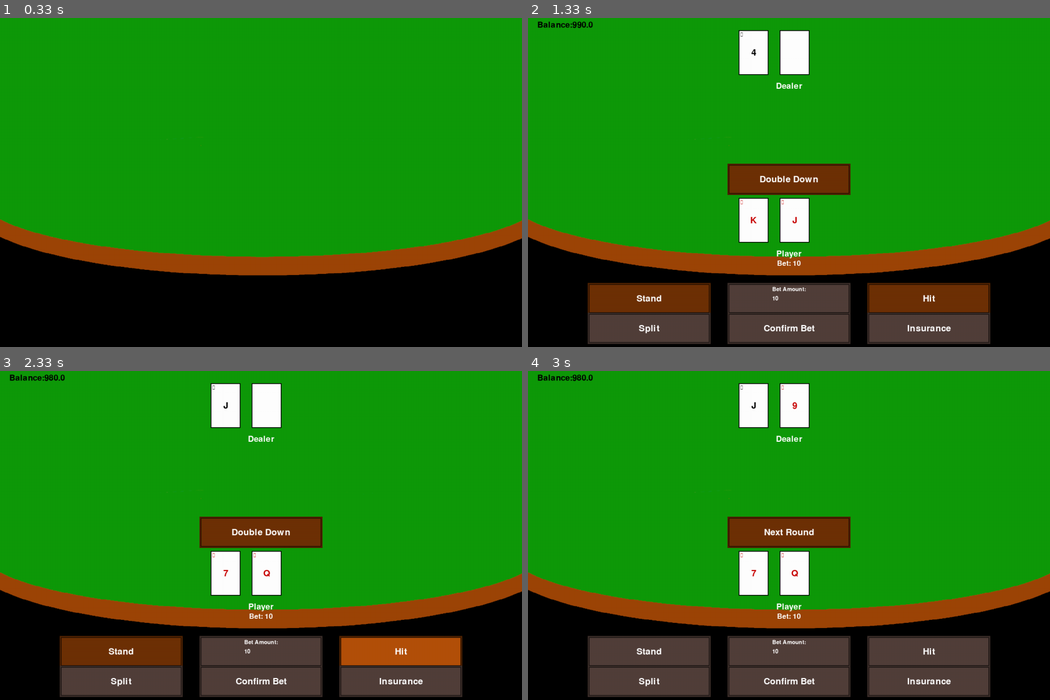
Above: before the commit, frames 1-4 (two rows, left to right).
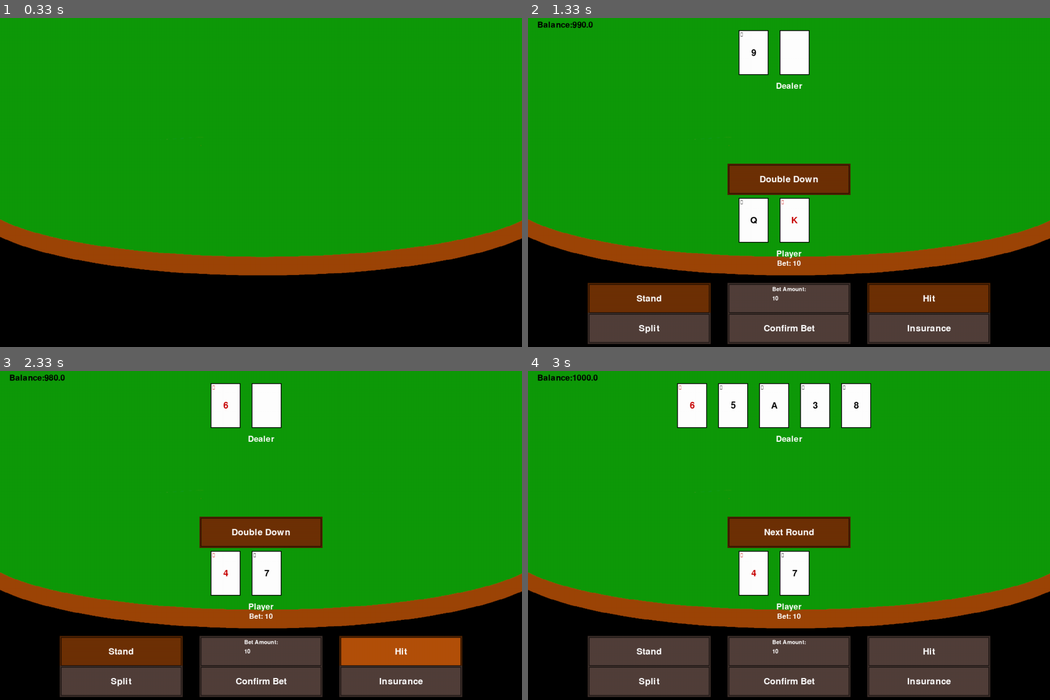
Above: after the commit, the same moments.

Repository: CDonners/None-Exam-Assessment-2026-AQA
Game: pygame game, started from bankrollBust/main.py
Two runs of this game, one before a commit and one after it. Both use one fixed random seed, a clock stepped at 60 frames per second and the inputs below.
Inputs (mouse positions are in pixels of both pictures, inside the frame that each line leads up to):
- Up to frame 1 (0.33 s): no input
- Up to frame 2 (1.33 s): press the mouse at (789, 123) at 0.37 s; move the mouse to (794, 202) at 0.47 s; release the mouse at (804, 277) at 0.6 s; click "Start Game" at 0.78 s; click "Confirm Bet" at 1.08 s
- Up to frame 3 (2.33 s): press the mouse at (401, 650) at 1.4 s; move the mouse to (307, 535) at 1.5 s; release the mouse at (219, 423) at 1.63 s; click "Next Round" at 1.75 s; press the mouse at (261, 680) at 2.07 s; move the mouse to (334, 667) at 2.17 s; release the mouse at (407, 653) at 2.3 s
- Up to frame 4 (3 s): click "Stand" at 2.42 s; click (820, 466) at 2.75 s

Frame 1 is identical in both runs. In frame 2, less than 0.1% of the frame differs, in the area x 40-52%, y 9-63%; in frame 3, less than 0.1%; in frame 4, 3.9%, in the area x 8-66%, y 1-63%.

Commit message:
Game is now actually playable

Diff:
--- a/bankrollBust/main.py
+++ b/bankrollBust/main.py
@@ -2,12 +2,12 @@
 from pygameUtils.buttonUtils import button, discreteSlider, inputBox
 from gameLogic import playGame
 
-## SHORT TERM GOALS
-# TODO Handle if player ges 21 or if player gets blackjack - Semi Done
+## ! SHORT TERM GOALS !
 # TODO Handle deck running out of cards somehow
 # TODO Handle player running out of bustBux
-# TODO See if I can make it so the screen can update the cards n such without needing an event??? Probs alot of rewriting
-# TODO Now need to figure out why the dealer randomly starts dealing cards to themself straight away after like 2 rounds
+# TODO Do not allow player to enter debt
+# TODO Show a text saying player Won/Lost/Push
+# TODO Slow down the dealer's moves
 
 # Pygame Setup
 pygame.init() # Initialise Pygame
@@ -75,7 +75,7 @@
             splitButton.makeUninteractable()
             insuranceButton.makeUninteractable()
             if game.checkBlackjack(currentPlayer):
-                currentPlayer.stand()
+                currentPlayer.stand(game)
                 endPlayerTurn()
         # Checks if player has natural blackjack as they have 2 cards
         elif game.checkBlackjack(currentPlayer):
@@ -167,6 +167,7 @@
                     showDBButton = False
                     currentPlayer.stand(game)
                     endPlayerTurn()
+                    stood = False
                 if hit:
                     showDBButton = False
                     currentPlayer.dealCard(game.deckInstance)
@@ -179,21 +180,30 @@
                     hit = False
 
             elif currentPlayer.name == "Dealer": # Is the dealer's turn
-                currentPlayer.hand[1].setVisible()
-                if currentPlayer.isStood or game.checkBusted(currentPlayer): # Dealer has either stood or busted
-                    if currentPlayer.isStood and not betsGiven: # Once dealer has stood
-                        for hand in list(game.stoodHands.keys()):
+                dealer = currentPlayer # Making it more clear that we are talking about dealer
+                dealer.hand[1].setVisible() # Show the dealer's down card
+                # Checking the players have won and paying them
+                if dealer.isStood or game.checkBusted(dealer): # Dealer has either stood or busted
+                    if dealer.isStood and not betsGiven: # Once dealer has stood if bets haven't been paid
+                        print("Dealer stood")
+                        for hand in list(game.stoodHands.keys()): # Loop through the list of stoof hands
                             stoodPlayer = game.stoodHands[hand]
-                            if currentPlayer.handValue == hand:
+                            print("1", stoodPlayer.name)
+                            if dealer.handValue == hand:
+                                print("2 draw")
                                 stoodPlayer.bustBux += stoodPlayer.bet
                                 # TODO handle end of round
-                            elif currentPlayer.handValue < hand:
+                            elif dealer.handValue < hand:
                                 stoodPlayer.bustBux += 2*stoodPlayer.bet
+                                print("3 player won")
                                 # TODO handle end of round
+                            else:
+                                print("Player lost")
                             # If player doesn't enter either of these, player has lost
                         betsGiven = True
                     # Dealer has bust so every stood player wins
-                    elif currentPlayer.isBusted and not betsGiven:
+                    elif dealer.isBusted and not betsGiven:
+                        print("Dealer is bust")
                         for hand in list(game.stoodHands.keys()):
                             stoodPlayer = game.stoodHands[hand]
                             stoodPlayer.bustBux += 2*stoodPlayer.bet
@@ -211,10 +221,13 @@
                         betsGiven = False
                         for player in game.players:
                             player.newRound()
-                elif currentPlayer.handValue < 17 and len(game.players)-1 != game.bustPlayers and len(game.stoodHands) != 0: # If dealer's hand is below 17 must hit, do not hit if all players are bust or all players have blackjack
-                    currentPlayer.dealCard(game.deckInstance)
+                elif dealer.handValue < 17 and len(game.players)-1 != game.bustPlayers and len(game.stoodHands) != 0: # If dealer's hand is below 17 must hit
+                    # Don't hit if everyone is bust or has natural blackjack
+                    dealer.dealCard(game.deckInstance)
+                    if game.checkBusted(currentPlayer):
+                        currentPlayer.bust(game)
                 else:
-                    currentPlayer.stand(game)
+                    dealer.stand(game)
             # NPC's turn
             else:
                 if currentPlayer.isStood or currentPlayer.isBusted:
@@ -242,7 +255,7 @@
     # Interaction Setup
     currentX = miniWindowRect.centerx # Making my function calls shorter - Neater code :)
     currentY = miniWindowRect.centery
-    noOfDecksSlider = discreteSlider(screen, "Number Of Decks:", (currentX, currentY-150), [1,2,4,6,8,10], scale=1.3)
+    noOfDecksSlider = discreteSlider(screen, "Number Of Decks:", (currentX, currentY-150), [4,6,8,10,12,16], scale=1.3)
     difficultySlider = discreteSlider(screen, "Difficulty:", (currentX, currentY-100), ["Full-Assist", "Semi-Assist", "There-When-Needed","No-Help"], scale=1.3)
     noOfNPCsSlider = discreteSlider(screen, "Number of NPCs:", (currentX, currentY-50), [0,1,2,3,4,5,6], scale=1.3)
     startingBuxInput = inputBox(screen, (currentX, currentY+25), "Starting Bux:", "num", "1000",  scale=0.8, minMax=(1000, 100000))
